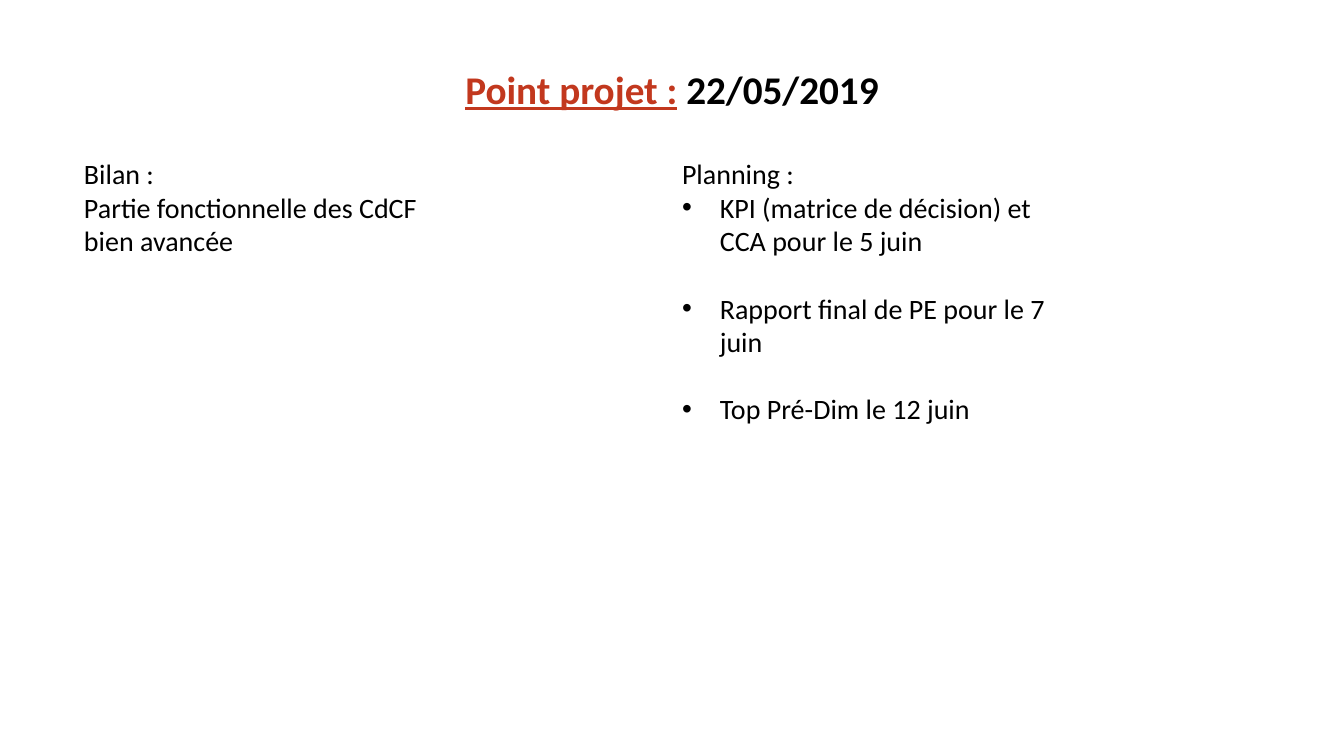
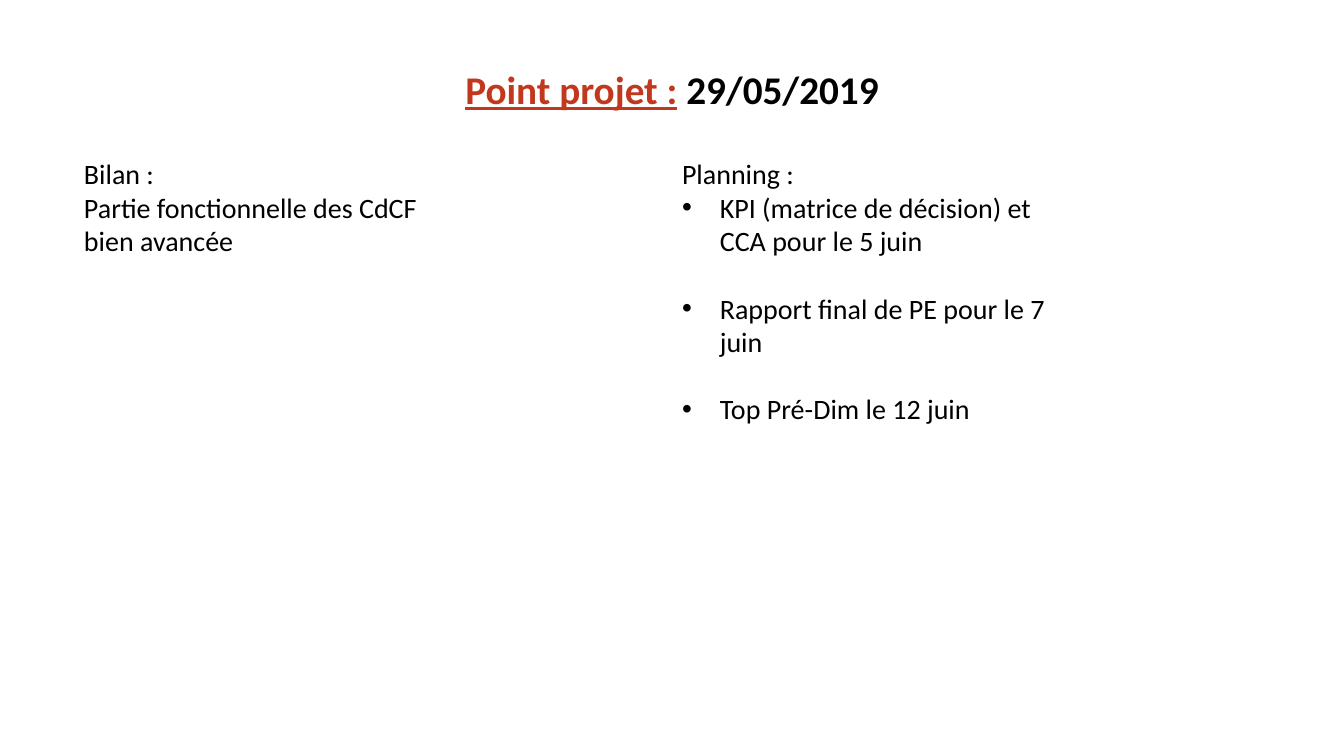
Before and after one commit to EOSCogniton/STUF-2020, a slide deck: slide 1 of AA_Management/10_Point_Projet/2019_05_29.pptx. Drawn at 1344x756 pixels with LibreOffice and Linux fonts; fonts in the diff are those of the drawing; background and template pictures are left out. Boxes give left, top, right and bottom in pixels: in the first picture for what was removed or moved away, otherwise in the second. Text is boxed around its words. In the diff, an @@ line names an element or a change of style, - is before the commit and + after.

```diff
--- a/AA_Management/10_Point_Projet/2019_05_29.pptx
+++ b/AA_Management/10_Point_Projet/2019_05_29.pptx
@@ text at bbox=[465, 76, 878, 111]: text changed @@
-Point projet : 22/05/2019
+Point projet : 29/05/2019
```
Also in this commit, not shown: 10 other files.
